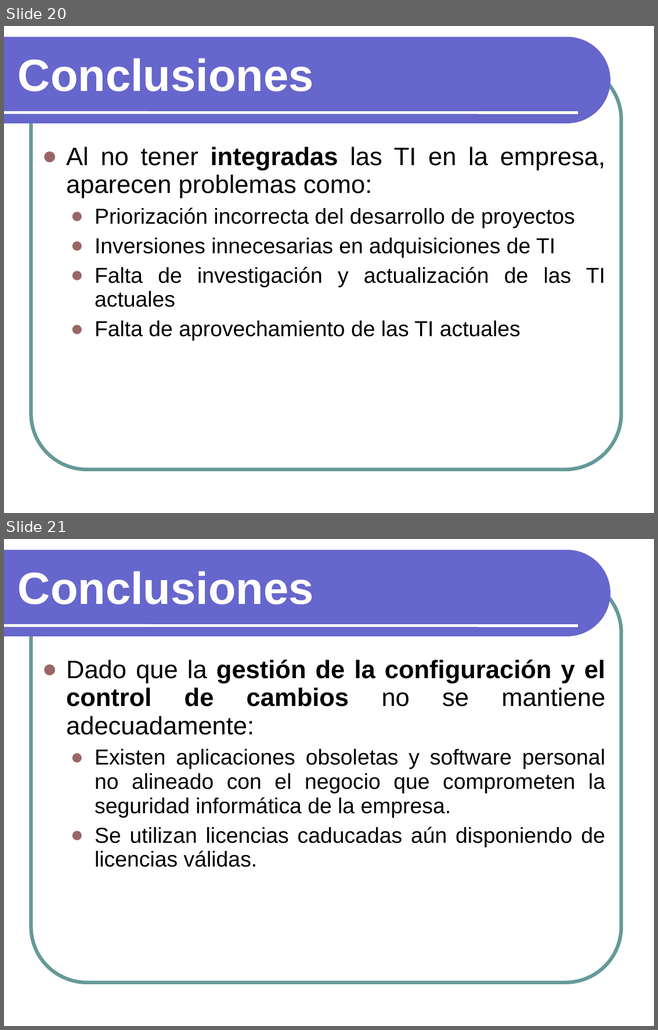
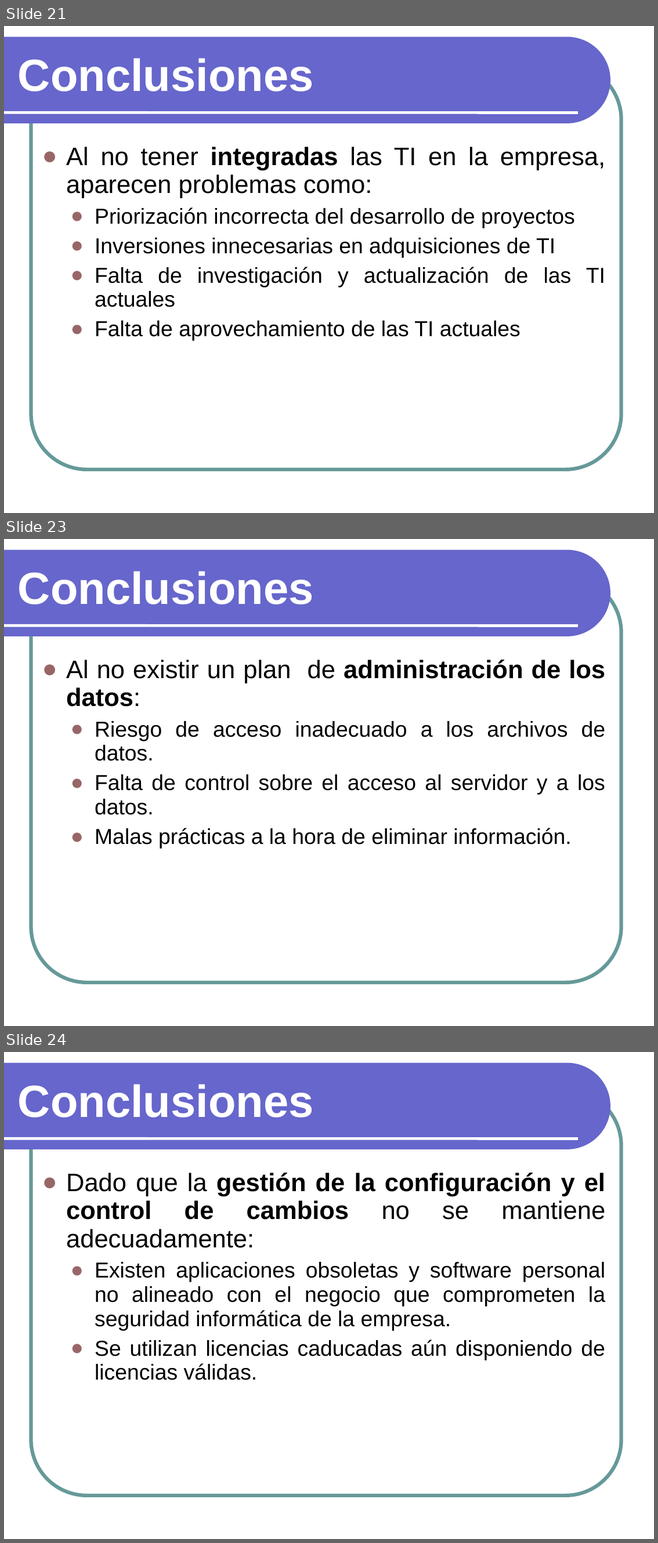
Before and after one commit to txedo/isi-auditoria, a slide deck: auditoria/presentacion/Presentacion.ppt. Shown one above the other, each under a label of ours: slides 20 and 21 before the commit, slides 21, 23 and 24 after it; the slides between them are not shown. The pictures are 658x1030 and 658x1543 pixels, drawn with LibreOffice and Linux fonts; fonts in the diff are those of the drawing. Boxes give left, top, right and bottom in pixels: in the first picture for what was removed or moved away, otherwise in the second. Text is boxed around its words. In the diff, an @@ line names an element or a change of style, - is before the commit and + after.

```diff
--- a/auditoria/presentacion/Presentacion.ppt
+++ b/auditoria/presentacion/Presentacion.ppt
@@ slide 23 added at bbox=[4, 539, 654, 1026], background #FFFFFF; not listed: 3 template elements that a slide beside it also shows @@
@@ text added at bbox=[18, 571, 314, 605], 50 pt, text #FFFFFF, bold @@
+Conclusiones
@@ text added at bbox=[66, 660, 605, 849], 24 pt, text #000000 @@
+● Al no existir un plan de administración de los datos:
+  ● Riesgo de acceso inadecuado a los archivos de datos.
+  ● Falta de control sobre el acceso al servidor y a los datos.
+  ● Malas prácticas a la hora de eliminar información.
@@ what was slide 20 is now slide 21 @@
@@ what was slide 21 is now slide 24 @@
```
Also in this commit, not shown: 7 slides changed, 6 other slides added, 4 slides removed, 1 other file.
